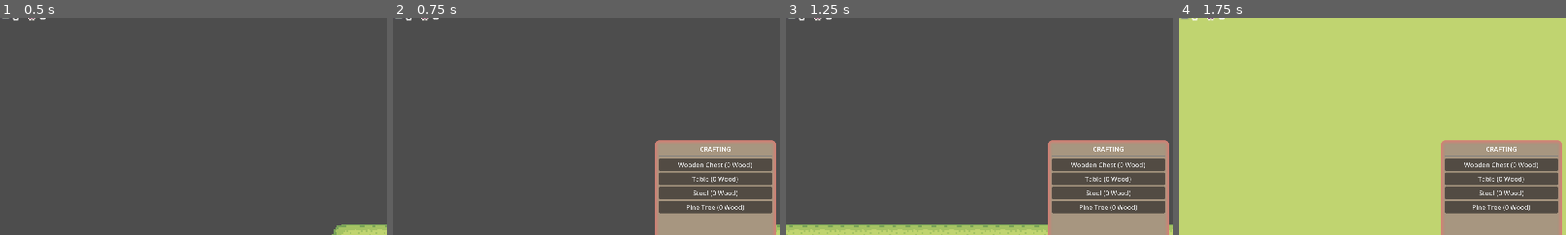
Above: before the commit, frames 1-4 (left to right).
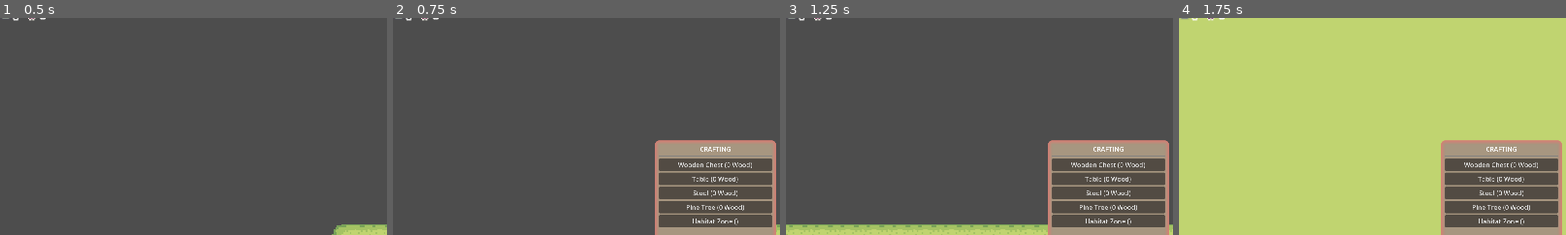
Above: after the commit, the same moments.

Repository: Cibelette/idydlle-New
Game: Godot game, scene res://Scenes/game.tscn
Same seed, same stepped clock (60 frames per second), same inputs: the game is played once before the commit and once after it.
Inputs (mouse positions are % of the whole screen's width and height, from its top left):
- Up to frame 1 (0.5 s): no input
- Up to frame 2 (0.75 s): tap Enter at 0.5 s; move the mouse to (72, 45) at 0.52 s; hold D (move_right) from 0.53 s (still down); hold C (toggle_crafting) from 0.53 s (still down); click (72, 45) at 0.67 s
- Up to frame 3 (1.25 s): keep holding D (move_right); keep holding C (toggle_crafting)
- Up to frame 4 (1.75 s): move the mouse to (30, 55) at 1.27 s; release D (move_right) at 1.28 s; release C (toggle_crafting) at 1.28 s; hold S (move_down) from 1.28 s (still down); tap Mouse wheel up (zoom_in) at 1.35 s; click (30, 55) at 1.42 s
The pictures show only the part of the screen within x 8-58%, y 3-53%; the shares and areas given below are measured in that part.

Frame 1 is identical in both runs. In frame 2, 1.7% of the frame differs, in the area x 68-98%, y 90-97%; in frame 3, 1.7%; in frame 4, 1.7%.

Commit message:
feat: replace proximity habitat detection with purchasable habitat zones

Diff:
--- /dev/null
+++ b/Ressources/Furnitures/HabitatZone.tres
@@ -0,0 +1,13 @@
+[gd_resource type="Resource" script_class="HabitatZoneData" load_steps=3 format=3]
+
+[ext_resource type="Script" path="res://Scripts/HabitatZoneData.gd" id="1_script"]
+[ext_resource type="PackedScene" path="res://Scenes/HabitatZone.tscn" id="2_scene"]
+
+[resource]
+script = ExtResource("1_script")
+name = "Habitat Zone"
+furniture_type = "Zone"
+costs = {}
+size = Vector2i(8, 8)
+scale = 1.0
+custom_scene = ExtResource("2_scene")
--- a/Ressources/Habitats/HabitatStool.tres
+++ b/Ressources/Habitats/HabitatStool.tres
@@ -6,6 +6,7 @@
 
 [resource]
 script = ExtResource("1_ijabl")
+habitat_name = "Stool"
 recipe = {
 "Stool": 1
 }
--- a/Ressources/Habitats/TreeArea.tres
+++ b/Ressources/Habitats/TreeArea.tres
@@ -6,6 +6,7 @@
 
 [resource]
 script = ExtResource("1_sqbvt")
+habitat_name = "Tree"
 recipe = {
 "Tree": 1
 }
--- a/Scenes/CraftingMenu.tscn
+++ b/Scenes/CraftingMenu.tscn
@@ -5,6 +5,7 @@
 [ext_resource type="Resource" uid="uid://b0xqis5eqyghh" path="res://Ressources/Furnitures/Table.tres" id="3_table"]
 [ext_resource type="Resource" uid="uid://c6u6vphfkp0qr" path="res://Ressources/Furnitures/Stool.tres" id="4_stool"]
 [ext_resource type="Resource" uid="uid://c7m5yq1p8j3v2" path="res://Ressources/Furnitures/tree.tres" id="5_tree"]
+[ext_resource type="Resource" path="res://Ressources/Furnitures/HabitatZone.tres" id="6_zone"]
 
 [sub_resource type="StyleBoxFlat" id="StyleBoxFlat_0ka71"]
 bg_color = Color(0.6554657, 0.58961415, 0.50203437, 1)
@@ -28,7 +29,7 @@
 grow_vertical = 2
 mouse_filter = 2
 script = ExtResource("1_script")
-craftable_items = Array[Resource("res://Scripts/FurnitureData.gd")]([ExtResource("2_chest"), ExtResource("3_table"), ExtResource("4_stool"), ExtResource("5_tree")])
+craftable_items = Array[Resource("res://Scripts/FurnitureData.gd")]([ExtResource("2_chest"), ExtResource("3_table"), ExtResource("4_stool"), ExtResource("5_tree"), ExtResource("6_zone")])
 
 [node name="OpenButton" type="Button" parent="." unique_id=801116239]
 layout_mode = 1
--- /dev/null
+++ b/Scenes/HabitatZone.tscn
@@ -0,0 +1,34 @@
+[gd_scene load_steps=4 format=3]
+
+[ext_resource type="Script" path="res://Scripts/HabitatZone.gd" id="1_script"]
+
+[sub_resource type="RectangleShape2D" id="RectangleShape2D_zone"]
+size = Vector2(127, 127)
+
+[node name="HabitatZone" type="StaticBody2D"]
+position = Vector2(64, 64)
+collision_layer = 2
+collision_mask = 2
+script = ExtResource("1_script")
+
+[node name="ColorRect" type="ColorRect" parent="."]
+offset_left = -64.0
+offset_top = -64.0
+offset_right = 64.0
+offset_bottom = 64.0
+color = Color(0, 1, 0, 0.2)
+mouse_filter = 2
+
+[node name="CollisionShape2D" type="CollisionShape2D" parent="."]
+shape = SubResource("RectangleShape2D_zone")
+
+[node name="Area2D" type="Area2D" parent="."]
+collision_layer = 0
+collision_mask = 1
+monitorable = false
+
+[node name="CollisionShape2D" type="CollisionShape2D" parent="Area2D"]
+shape = SubResource("RectangleShape2D_zone")
+
+[connection signal="body_entered" from="Area2D" to="." method="_on_area_2d_body_entered"]
+[connection signal="body_exited" from="Area2D" to="." method="_on_area_2d_body_exited"]
--- a/Scripts/CraftingMenu.gd
+++ b/Scripts/CraftingMenu.gd
@@ -54,7 +54,9 @@
 
 		# Fallback to base furniture scene if specific size doesn't exist
 		var target_scene = base_furniture_scene
-		if ResourceLoader.exists(scene_path):
+		if item_data.custom_scene:
+			target_scene = item_data.custom_scene
+		elif ResourceLoader.exists(scene_path):
 			target_scene = load(scene_path)
 
 		var new_item = target_scene.instantiate()
--- a/Scripts/Creature.gd
+++ b/Scripts/Creature.gd
@@ -27,10 +27,14 @@
 
 func _wander():
 	var center = global_position
+	var current_wander_radius = wander_radius
+
 	if habitat:
 		center = habitat.global_position
+		if habitat is HabitatZone:
+			current_wander_radius = 60.0 # Stay within 128x128 zone
 
-	var offset = Vector2(randf_range(-wander_radius, wander_radius), randf_range(-wander_radius, wander_radius))
+	var offset = Vector2(randf_range(-current_wander_radius, current_wander_radius), randf_range(-current_wander_radius, current_wander_radius))
 	target_position = center + offset
 	is_moving = true
 
--- a/Scripts/CreatureManager.gd
+++ b/Scripts/CreatureManager.gd
@@ -32,7 +32,10 @@
 
 	# Set up relationships
 	if "habitat" in creature:
-		creature.habitat = habitat
+		if habitat.habitat_zone:
+			creature.habitat = habitat.habitat_zone
+		else:
+			creature.habitat = habitat
 
 	# Add to world
 	Global.current_world.add_child(creature)
--- a/Scripts/FurnitureData.gd
+++ b/Scripts/FurnitureData.gd
@@ -6,6 +6,7 @@
 @export var furniture_type: String = "Misc" # Used for Habitat Recipes (e.g. "Table")
 @export var costs: Dictionary = {"Wood": 10}
 @export var icon: Texture2D
+@export var custom_scene: PackedScene
 
 @export_group("Visuals")
 @export var texture: Texture2D
--- a/Scripts/FurnitureManager.gd
+++ b/Scripts/FurnitureManager.gd
@@ -54,6 +54,7 @@
 	query.shape = collision_node.shape
 	query.transform = item.global_transform
 	query.exclude = [item.get_rid()]
+	query.collision_mask = item.collision_layer # Only check against layers this item is on
 
 	var results = space_state.intersect_shape(query)
 	return results.size() == 0
--- a/Scripts/Habitat.gd
+++ b/Scripts/Habitat.gd
@@ -4,6 +4,7 @@
 var data: HabitatData
 var components: Array[Node2D] = [] # Furniture pieces making this habitat
 var spawned_creatures: Array[Creature] = []
+var habitat_zone: Node2D = null
 
 @onready var spawn_timer: Timer = Timer.new()
 
--- a/Scripts/HabitatManager.gd
+++ b/Scripts/HabitatManager.gd
@@ -13,84 +13,95 @@
 ## Checks if a new habitat can be formed around the item just placed
 func check_for_new_habitat(placed_item: Node2D):
 	if not is_instance_valid(Global.current_world):
-		print("[HabitatManager] Error: Global.current_world is not valid. Register it in Game.gd.")
 		return
 
-	print("[HabitatManager] Checking item: ", placed_item.name)
-	if not "furniture_data" in placed_item or not placed_item.furniture_data:
-		print("[HabitatManager] Aborting: No furniture_data found")
-		return
+	# Wait for physics frame so overlapping bodies and groups are updated
+	await Global.get_tree().physics_frame
+	if not is_instance_valid(placed_item): return
 
-	print("[HabitatManager] Item type: ", placed_item.furniture_data.furniture_type)
+	# If we placed furniture, check if it's inside any HabitatZone
+	if placed_item.is_in_group("furniture"):
+		var all_zones = Global.current_world.get_tree().get_nodes_in_group("habitat_zones")
+		for zone in all_zones:
+			if zone is HabitatZone:
+				zone._update_furniture_inside()
+				zone.check_habitat_recipe()
+
+func check_zone_for_habitat(zone: HabitatZone):
+	print("[HabitatManager] Checking zone for habitat: ", zone.name)
 
 	for recipe in habitat_recipes:
-		print("[HabitatManager] Testing recipe: ", recipe.habitat_name)
-		var found_components = find_recipe_components(recipe, placed_item)
+		var found_components = find_recipe_components_in_zone(recipe, zone)
 		if found_components.size() > 0:
-			print("[HabitatManager] SUCCESS: Habitat formed!")
-			create_habitat(recipe, found_components)
+			print("[HabitatManager] SUCCESS: Habitat formed in zone!")
+			var habitat = create_habitat(recipe, found_components, zone)
+			zone.set_habitat(habitat)
 			break
 
-func find_recipe_components(recipe: HabitatData, center_item: Node2D) -> Array[Node2D]:
-	# Get all furniture in the world (you might want to use groups for optimization)
-	var all_furniture = Global.current_world.get_tree().get_nodes_in_group("furniture")
-
+func find_recipe_components_in_zone(recipe: HabitatData, zone: HabitatZone) -> Array[Node2D]:
 	var components_found: Array[Node2D] = []
 	var recipe_counts = recipe.recipe.duplicate()
 
-	# Start with the item just placed
-	var center_type = ""
-	if "furniture_data" in center_item and center_item.furniture_data:
-		center_type = center_item.furniture_data.furniture_type
+	print("[HabitatManager] Checking recipe '", recipe.habitat_name, "' in zone. Items in zone: ", zone.furniture_inside.size())
 
-	# Basic proximity check
-	for item in all_furniture:
-		if not item.is_placed: continue
-		if item.global_position.distance_to(center_item.global_position) > recipe.detection_radius:
+	for item in zone.furniture_inside:
+		if not item.is_placed:
+			print("[HabitatManager]   - Item ", item.name, " is NOT placed yet.")
 			continue
 
 		var type = ""
 		if "furniture_data" in item and item.furniture_data:
 			type = item.furniture_data.furniture_type
 
+		print("[HabitatManager]   - Found item type: '", type, "' (", item.name, ")")
+
 		if recipe_counts.has(type) and recipe_counts[type] > 0:
 			# Check if this item is already part of another habitat
 			if item.get_meta("habitat_parent", null) == null:
 				components_found.append(item)
 				recipe_counts[type] -= 1
+				print("[HabitatManager]     Matches requirement! Remaining: ", recipe_counts[type], " for ", type)
 
-	# Verify if all requirements are met (all counts should be 0)
+	# Verify if all requirements are met
 	for type in recipe_counts:
 		if recipe_counts[type] > 0:
 			return [] # Recipe incomplete
 
 	return components_found
 
-func create_habitat(recipe: HabitatData, components: Array[Node2D]):
+func find_recipe_components(recipe: HabitatData, center_item: Node2D) -> Array[Node2D]:
+	# (Old proximity logic, keep for safety or remove if fully switching)
+	# ... (existing code)
+	return []
+
+func create_habitat(recipe: HabitatData, components: Array[Node2D], zone: HabitatZone = null) -> Habitat:
 	var habitat = habitat_scene.instantiate()
 	habitat.name = recipe.habitat_name
 	habitat.data = recipe
 	habitat.components = components
+	habitat.habitat_zone = zone
 
-	# Calculate center position before reparenting
+	# Calculate center position
 	var avg_pos = Vector2.ZERO
 	for c in components:
 		avg_pos += c.global_position
 
-	habitat.global_position = avg_pos / components.size()
+	if zone:
+		habitat.global_position = zone.global_position
+	else:
+		habitat.global_position = avg_pos / components.size()
 
-	# Add the habitat to the world first
 	Global.current_world.add_child(habitat)
 
-	# Now reparent each component to be a child of the habitat
 	for c in components:
-		c.reparent(habitat) # Keeps global position by default in Godot 4
+		c.reparent(habitat)
 		c.set_meta("habitat_parent", habitat)
-		c.modulate = Color(0.8, 1.2, 0.8) # Visual feedback
+		c.modulate = Color(0.8, 1.2, 0.8)
 
 	all_habitats.append(habitat)
 	habitat_created.emit(habitat)
 	print("[HabitatManager] Created ", habitat.name, " with ", components.size(), " items.")
+	return habitat
 
 func cleanup_habitats():
 	all_habitats = all_habitats.filter(func(h): return is_instance_valid(h))
--- /dev/null
+++ b/Scripts/HabitatZone.gd
@@ -0,0 +1,81 @@
+extends StaticBody2D
+class_name HabitatZone
+
+@export var is_placed: bool = false
+@export var furniture_data: FurnitureData
+
+@onready var collision: CollisionShape2D = $CollisionShape2D
+@onready var area: Area2D = $Area2D
+@onready var background: ColorRect = $ColorRect
+
+var furniture_inside: Array[Node2D] = []
+var active_habitat: Habitat = null
+
+func _ready():
+	if not is_placed:
+		modulate.a = 0.5
+		collision.disabled = true
+	else:
+		place()
+
+func place():
+	is_placed = true
+	add_to_group("habitat_zones")
+	modulate.a = 1.0
+	collision.disabled = false
+	background.show()
+	# Check for furniture already inside
+	_update_furniture_inside()
+	check_habitat_recipe()
+
+func _on_area_2d_body_entered(body: Node2D):
+	# If it's a furniture (has furniture_data), we track it even if not placed yet
+	if "furniture_data" in body and not furniture_inside.has(body):
+		furniture_inside.append(body)
+		# We don't check recipe yet because it might not be placed
+		if body.is_placed:
+			check_habitat_recipe()
+
+func _on_area_2d_body_exited(body: Node2D):
+	if furniture_inside.has(body):
+		furniture_inside.erase(body)
+		check_habitat_recipe()
+
+func _update_furniture_inside():
+	furniture_inside.clear()
+	if not is_instance_valid(Global.current_world): return
+
+	var all_furniture = get_tree().get_nodes_in_group("furniture")
+	var half_size = 64.0 # For 128x128 zone
+	var my_pos = global_position
+
+	print("[HabitatZone] Scanning for furniture. Total in world: ", all_furniture.size())
+
+	for f in all_furniture:
+		if not is_instance_valid(f) or not f.is_placed: continue
+
+		var f_pos = f.global_position
+		# Simple AABB check
+		if f_pos.x >= my_pos.x - half_size and f_pos.x <= my_pos.x + half_size \
+		and f_pos.y >= my_pos.y - half_size and f_pos.y <= my_pos.y + half_size:
+			if not furniture_inside.has(f):
+				furniture_inside.append(f)
+				print("[HabitatZone]   - Detected inside: ", f.name, " at ", f_pos)
+
+	print("[HabitatZone] Scan complete. Items found: ", furniture_inside.size())
+
+func check_habitat_recipe():
+	if active_habitat:
+		return
+
+	if not is_placed:
+		return
+
+	# If this was called immediately after placement, we might need a tiny delay
+	# for physics/groups, but find_recipe_components_in_zone now checks is_placed property.
+	HabitatManager.check_zone_for_habitat(self)
+
+func set_habitat(habitat: Habitat):
+	active_habitat = habitat
+	# Link creatures to this zone?
+	# Habitat itself usually handles creature spawning.
--- /dev/null
+++ b/Scripts/HabitatZoneData.gd
@@ -0,0 +1,5 @@
+extends FurnitureData
+class_name HabitatZoneData
+
+# Currently just a specialized FurnitureData
+# We can add HabitatZone specific properties here if needed.
Not shown, added: Scripts/HabitatZone.gd.uid
Not shown, added: Scripts/HabitatZoneData.gd.uid
